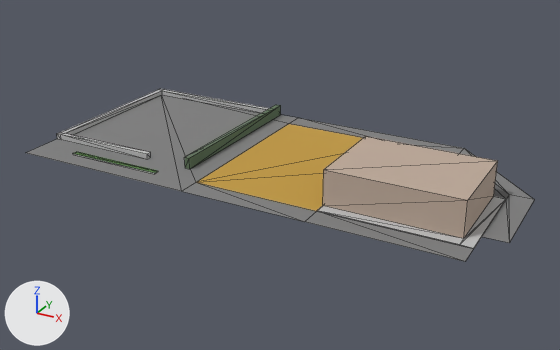
Renders of the glTF model assets/models/chunks/bus.glb from each side of a commit.
Before and after are seen from a 50 mm lens placed at (17.9, -94.9, 52.1), pointed at (-41.8, 13.5, -2.1). Lighting does not change. The marker at lower left points along +X, +Y and +Z. The first picture is the older version. Mesh edges are drawn as thin lines. Objects named as collision shapes, trigger or cutter boxes, shadow casters or lower levels of detail are left out. Where no turn or scale is listed for an object, it has been applied to the vertices. Vertices at exactly the same position are counted once.

The first picture shows 'Building', 'Fences', 'Plane'.
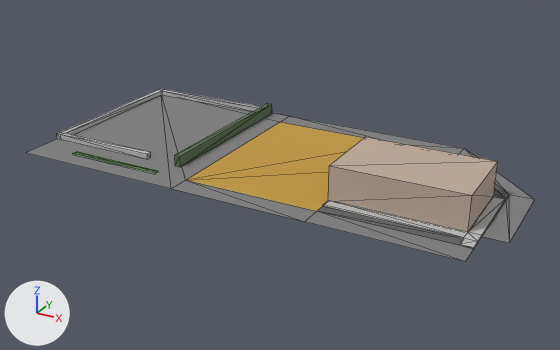
Location of each change, (x1, y1, x2, y2) in pixels of the pictures (560 x 350 px; the box of a moved part takes in the faces that stretch with it):
'Building', reshaped, moved (10% narrower, 16% shorter): before (317, 136, 506, 249); after (328, 137, 498, 232)
'Fences', reshaped: before (57, 89, 281, 174); after (57, 89, 272, 174)
'Sidewalk', added: after (318, 196, 506, 249)
    faces in mat_sidewalk (light grey #bfbfbf): (323, 196, 506, 249)
    faces in mat_taxi (dark grey #666666): (318, 206, 463, 245)
part 1 of me_plane, moved or reshaped: (158, 97, 429, 213) in both
part 3 of me_plane_004, moved or reshaped: before (184, 105, 281, 169); after (175, 103, 272, 167)
part 4 of me_plane_004, moved or reshaped: before (162, 89, 270, 113); after (162, 89, 261, 111)

Diff of the bpy script that builds the scene:
```diff
--- a/assets/models/chunks/bus.glb.py
+++ b/assets/models/chunks/bus.glb.py
@@ mat_taxi @@
+mat_taxi = principled_material('Taxi')
+mat_taxi.base_color = (0.133, 0.133, 0.133)  # dark grey #666666
+mat_taxi.roughness = 1.0
@@ me_plane @@
 me_plane.from_pydata(...)  # 19 vertices, 22 faces; spans x -84.0..-0.1, y -4.0..36.0, z 0.0
 # used by ob_plane; location = (0.0, 0.0, 0.0)
 # before: 6 (-50.0, 32.0, 0.0) at pixel (288, 123), 7 (-50.0, 36.0, 0.0) at pixel (298, 117), 8 (-50.0, 0.0, 0.0) at pixel (196, 182), 9 (-50.0, -4.0, 0.0) at pixel (181, 191)
+# me_plane part 1
+for i in [*range(6, 10)]: me_plane.vertices[i].co += Vector((-2.0, 0.0, 0.0))
 me_plane.materials.append(mat_road)
@@ me_plane_001 @@
 # used by ob_building; location = (-8.0, 0.0, 0.0)
-me_plane_001.from_pydata(...)  # 18 vertices, 26 faces; spans x -20.0..4.0, y 0.0..18.0, z 0.0..6.1
-me_plane_001.materials.append(mat_sidewalk)  # light grey #bfbfbf
+me_plane_001.from_pydata(...)  # 8 vertices, 10 faces; spans x -20.0..2.0, y 4.0..18.0, z 0.1..6.1
+# me_plane_001 part 2
+# 12 vertices are removed from x -20.0..4.0, y 0.0..18.0, z 0.0..0.1
+# 20 faces are deleted
+# 2 vertices move from x -20.0..2.0, y 2.0, z 6.1 to x -20.0..2.0, y 4.0, z 6.1
+# 2 vertices are added at (2.0, 4.0, 0.1), (-20.0, 4.0, 0.1)
+# 4 new faces join them
 me_plane_001.materials.append(mat_facade)
@@ me_plane_004 @@
 # used by ob_fences; location = (-54.5, 22.0, 0.0)
 # before: 28 (-0.5, 14.0, 1.0), 29 (-0.5, 13.0, 1.0), 30 (-0.5, 13.0, 0.0)
-me_plane_004.from_pydata(...)  # 35 vertices, 42 faces; spans x -29.5..0.5, y -22.5..14.0, z 0.0..2.0
+me_plane_004.from_pydata(...)  # 35 vertices, 42 faces; spans x -29.5..-1.5, y -22.5..14.0, z 0.0..2.0
+# me_plane_004 part 3: the loose piece of 8 vertices spanning x -0.5..0.5, y -18.0..14.0, z 0.0..2.0 is moved by (-2.0, 0.0, 0.0)
+# me_plane_004 part 4
+for i in [28, 29, 30]: me_plane_004.vertices[i].co += Vector((-2.0, 0.0, 0.0))
 me_plane_004.materials.append(mat_bush)
@@ me_plane_002 @@
+me_plane_002.from_pydata(...)  # 20 vertices, 26 faces; spans x -23.0..1.0, y -3.0..15.0, z 0.0..0.2
+# faces by material slot: [24, 2]
+me_plane_002.materials.append(mat_sidewalk)  # light grey #bfbfbf
+me_plane_002.materials.append(mat_taxi)  # dark grey #666666
@@ ob_building @@
 ob_building = bpy.data.objects.new('Building', me_plane_001)
-ob_building.location = (-8.0, 0.0, 0.0)
+ob_building.location = (-8.0, 0.0, -0.1)
@@ ob_sidewalk @@
+ob_sidewalk = bpy.data.objects.new('Sidewalk', me_plane_002)
+ob_sidewalk.location = (-5.0, 3.0, 0.0)
```
